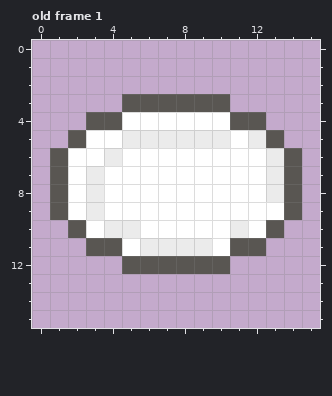
Two states of a pixel-art file, objects.aseprite. The picture above is the old version.
16x16 pixels, 2 frames. Colours within 5 levels of each other are drawn and written as one. Shown: old frame 1. The commit also changed other frames, which this record leaves out.
Now the later version:
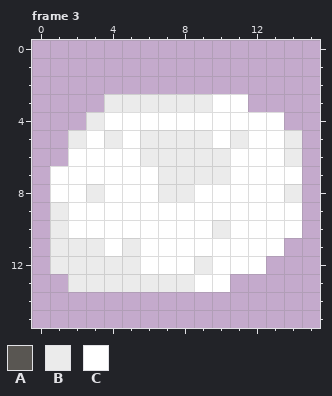
Palette (. is transparent): A #595652  B #ebebeb  C #ffffff
A new or re-ordered frame is compared with the old frame closest to it.
Changes in this commit:
frames 2 -> 3
Changed rows in their new state; - is an unchanged pixel.
Frame 3 is new; against old frame 1:
first column x 1:
 3 ---BBBBBBCC---
 4 --BC------CCC-
 5 -B-BC----CBCCB
 6 .--C-BBBBB--CB
 7 C-C---BBBB--CC
 8 C-----BB----CB
 9 B-C----------C
10 BC-CC----BC-CC
11 BBBCBCCCC-CCC-
12 BBBBBCCCBCCC--
13 -BBBBBBBCC----
